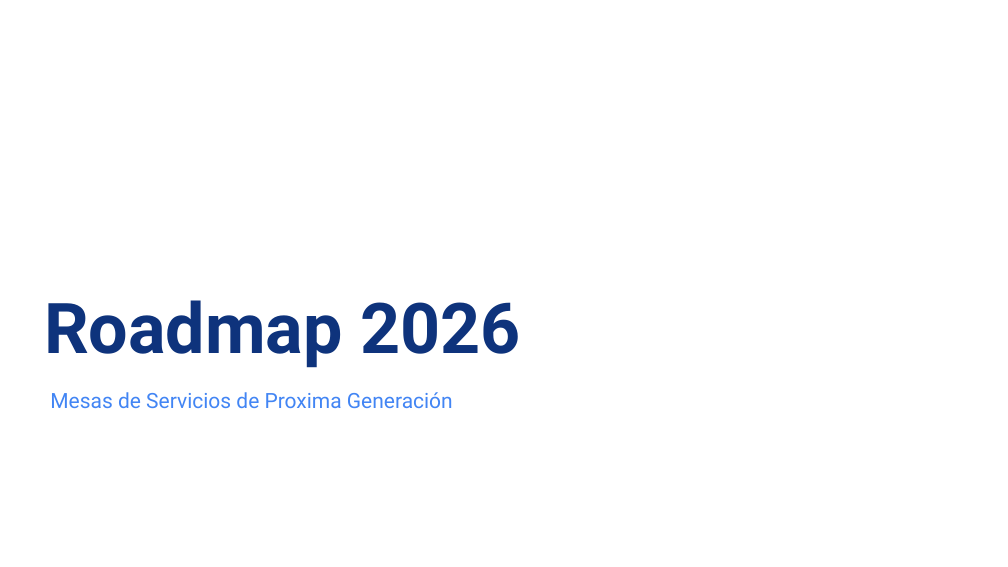
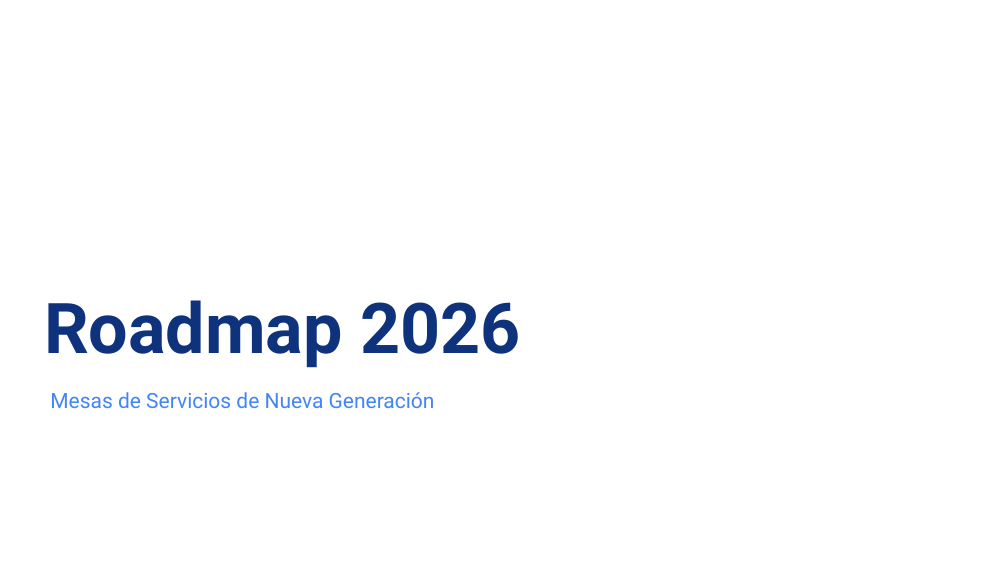
Before and after one commit to nataliazarthapersonalsoft/mesadeservicio-modernizacionaplicaciones, a slide deck: slide 5 of 04-planning/roadmaps/Mesa de Servicio Roadmap Julio.pptx. Drawn at 1008x567 pixels with LibreOffice and Linux fonts; fonts in the diff are those of the drawing; background and template pictures are left out. Boxes give left, top, right and bottom in pixels: in the first picture for what was removed or moved away, otherwise in the second. Text is boxed around its words. In the diff, an @@ line names an element or a change of style, - is before the commit and + after.

```diff
--- a/04-planning/roadmaps/Mesa de Servicio Roadmap Julio.pptx
+++ b/04-planning/roadmaps/Mesa de Servicio Roadmap Julio.pptx
@@ subtitle at [50,392,435,408]: text changed @@
-Mesas de Servicios de Proxima Generación
+Mesas de Servicios de Nueva Generación
```
Also in this commit, not shown: 3 other slides changed, 4 slides added, 7 slides removed.
